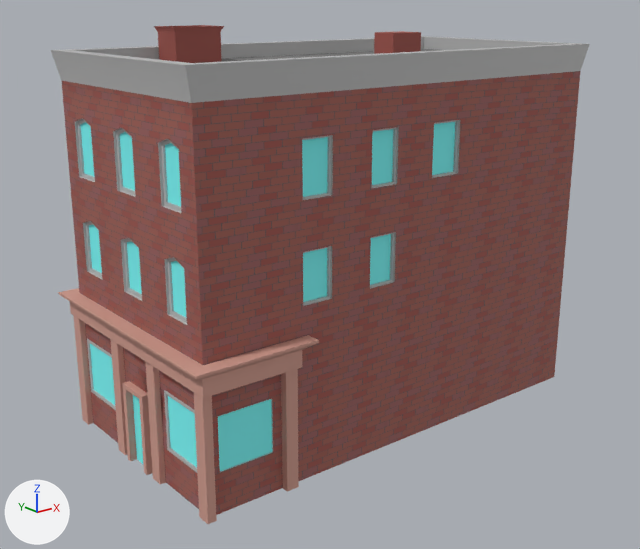
What one commit did to the FBX model Unity/Assets/Prefabs/Buildings/low_rise/building_low_rise.fbx.
The view is the same before and after, from a 50 mm lens placed at (-15.12, -17.33, 10.31), pointed at (-1.29, -0.04, 3.39). Lighting does not change. The marker at lower left points along +X, +Y and +Z. Where no turn or scale is listed for an object, it has been applied to the vertices.

Objects in the first picture: 'building_low_rise'.
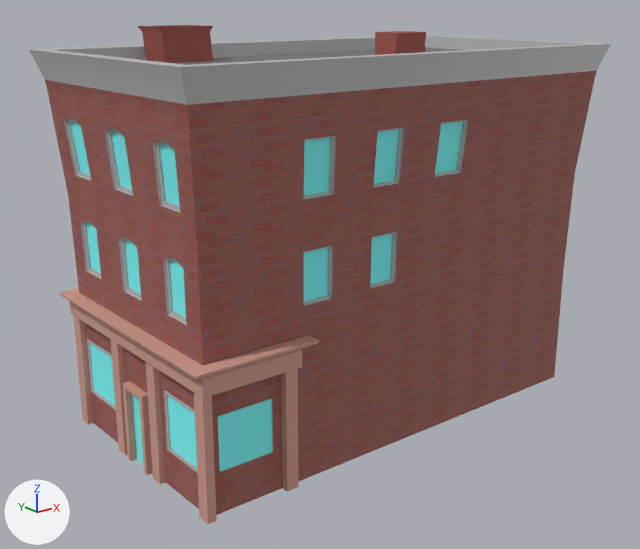
Commit message: high rise building and wonkified low rise

What changed in the scene script:
```text
Change me_mesh:
    used by ob_building_low_rise; location = (-0.84, 0.0, 4.66)
    remove me_mesh.from_pydata(...)  # 836 vertices, 751 faces; spans x -6.18..6.18, y -3.32..3.32, z -4.97..4.97
    add me_mesh.from_pydata(...)  # 836 vertices, 751 faces; spans x -7.13..5.7, y -3.42..3.45, z -0.32..9.63
    me_mesh part 1: the loose piece of 47 vertices spanning x -6.18..-3.1, y -3.32..3.32, z -2.01..-1.43 is moved by (-0.84, 0.0, 4.66)
    me_mesh part 2: the loose piece of 8 vertices spanning x -5.93..-5.71, y 2.77..3.12, z -4.97..-1.54 is moved by (-0.84, 0.0, 4.66)
    me_mesh part 3: the loose piece of 8 vertices spanning x -5.93..-5.71, y 0.68..1.03, z -4.97..-1.54 is moved by (-0.84, 0.0, 4.66)
    me_mesh part 4: the loose piece of 8 vertices spanning x -5.93..-5.71, y -1.05..-0.7, z -4.97..-1.54 is moved by (-0.84, 0.0, 4.66)
    me_mesh part 5: the loose piece of 8 vertices spanning x -5.93..-5.71, y -3.1..-2.75, z -4.97..-1.54 is moved by (-0.84, 0.0, 4.66)
    me_mesh part 6: the loose piece of 8 vertices spanning x -3.84..-3.52, y -3.1..-2.89, z -4.97..-1.54 is moved by (-0.84, 0.0, 4.66)
    me_mesh part 7: the loose piece of 16 vertices spanning x -5.97..-5.79, y -0.49..0.47, z -4.96..-2.97 is moved by (-0.84, 0.0, 4.66)
    me_mesh part 8: 709 of 836 vertices moved; they spanned x -5.94..6.18, y -3.02..3.05, z -4.96..4.97 and now span x -7.13..5.7, y -3.42..3.45, z -0.31..9.63; mean shift (-0.86, 0.01, 4.67); largest move (-5.94, -3.02, 4.48) -> (-7.13, -3.42, 9.14)
Change ob_building_low_rise:
    ob_building_low_rise.location: (-0.84, 0.0, 4.66) -> (0.0, 0.0, 0.0)
```

Boxes [x1, y1, x2, y2] around the edits, measured in the pictures (640 x 549 px; the box of a moved part takes in the faces that stretch with it):
'building_low_rise', reshaped, moved (8% wider)
    before: [51, 25, 590, 524]
    after: [29, 25, 611, 524]
part 1 of me_mesh, moved or reshaped
    both: [58, 288, 319, 398]
part 2 of me_mesh, moved or reshaped
    both: [73, 315, 93, 425]
part 3 of me_mesh, moved or reshaped
    both: [110, 339, 128, 455]
part 4 of me_mesh, moved or reshaped
    both: [145, 361, 166, 484]
part 5 of me_mesh, moved or reshaped
    both: [194, 393, 217, 524]
part 6 of me_mesh, moved or reshaped
    both: [281, 369, 299, 492]
part 7 of me_mesh, moved or reshaped
    both: [122, 381, 153, 475]
part 8 of me_mesh, moved or reshaped
    before: [51, 25, 590, 424]
    after: [29, 25, 611, 424]
